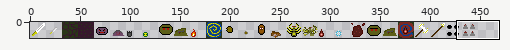
Sprite sheet -- assets/spritesheet.png. Above: a wide view before the commit, with the close-up outlined.
Close-up. Earlier state:
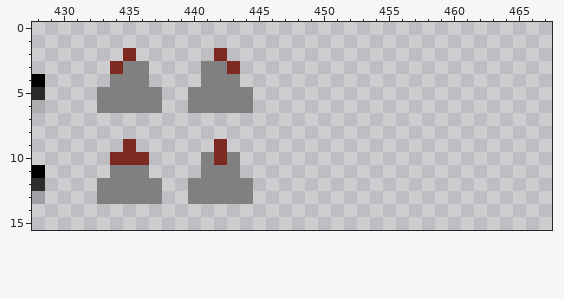
The file is 512x16 pixels. Pixels under 10% opacity are left out. Colours within 5 levels of each other are drawn and written as one. Shown: x 428..467, y 0..15. The wide view leaves out empty margins.
The result:
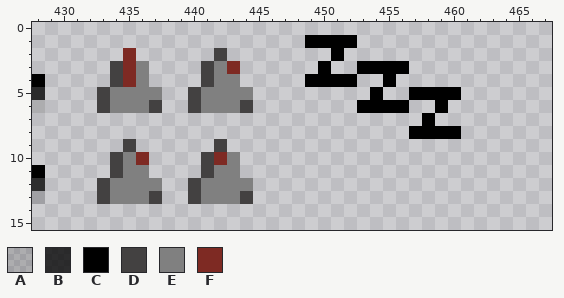
Palette (. is transparent): A #00000028  B #000000c7  C #000000  D #434141  E #808080  F #7e2a23
Difference:
y 1: x 449..452 .... -> CCCC
y 2: x 442 F -> D; x 451 . -> C
y 3: x 434..435 FE -> DF; x 441 E -> D; x 450 . -> C; x 453..456 .... -> CCCC
y 4: x 434..435 EE -> DF; x 441 E -> D; x 449..452 .... -> CCCC; x 455 . -> C
y 5: x 433 E -> D; x 440 E -> D; x 454 . -> C; x 457..460 .... -> CCCC
y 6: x 433 E -> D; x 437 E -> D; x 440 E -> D; x 444 E -> D; x 453..456 .... -> CCCC; x 459 . -> C
y 7: x 458 . -> C
y 8: x 457..460 .... -> CCCC
y 9: x 435 F -> D; x 442 F -> D
y 10: x 434..435 FF -> DE; x 441 E -> D
y 11: x 434 E -> D; x 441 E -> D
y 12: x 433 E -> D; x 440 E -> D
y 13: x 433 E -> D; x 437 E -> D; x 440 E -> D; x 444 E -> D
Where, in picture pixels (left, top, right, bottom), the same in both close-ups:
added: (305, 35, 461, 139)
changed: (97, 48, 253, 204)
